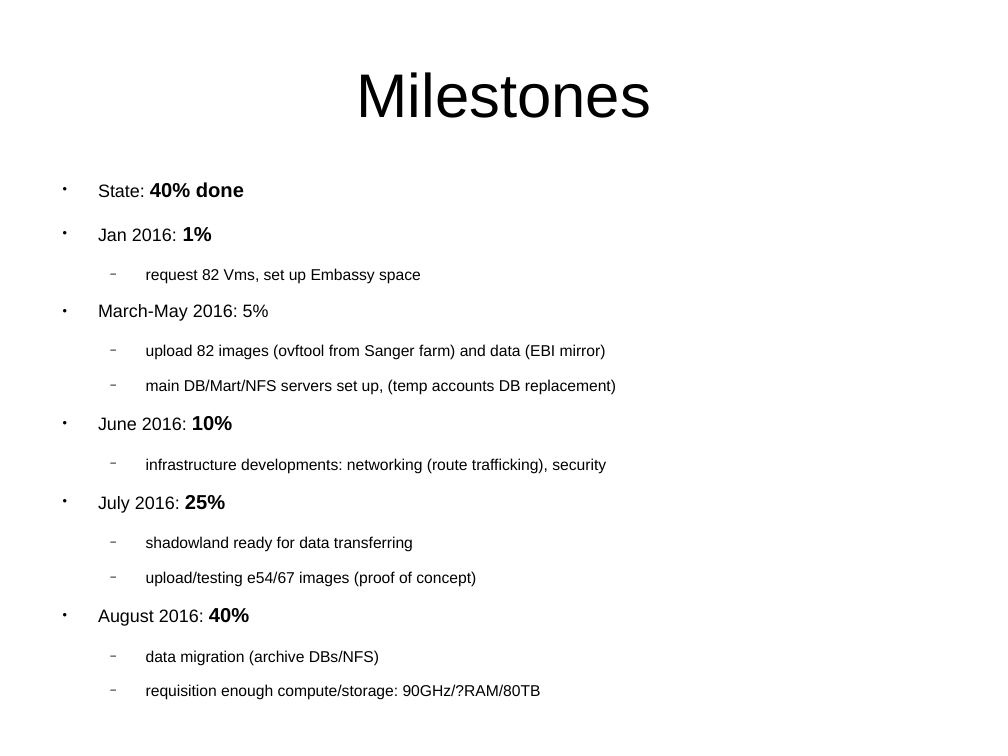
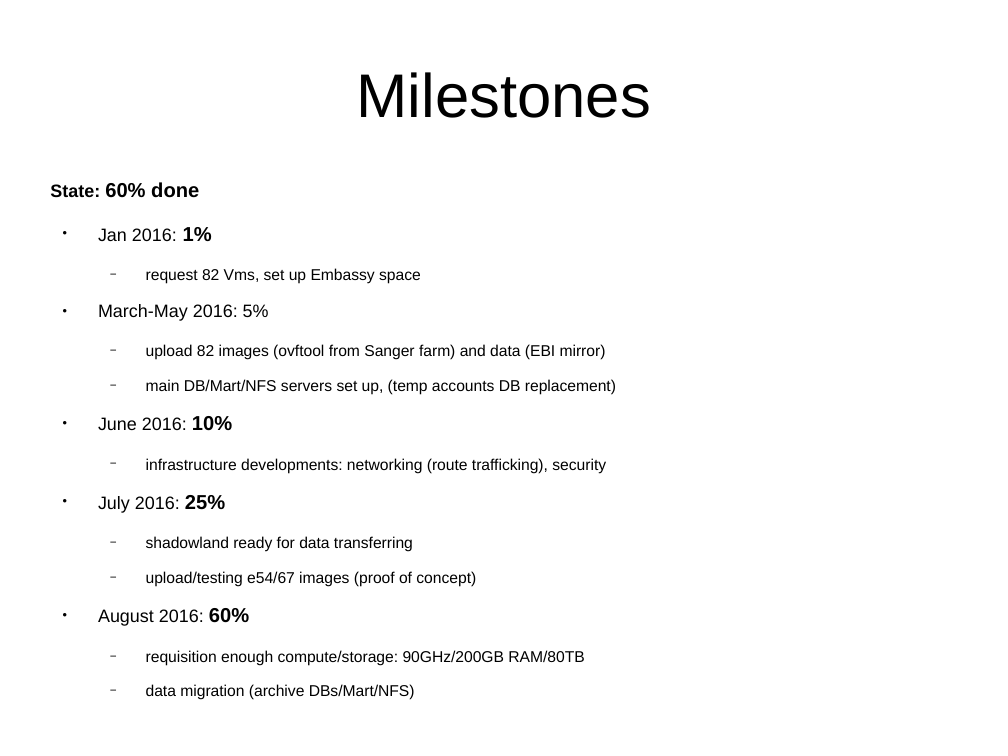
Before and after one commit to avullo/ensembl-migration-pm, a slide deck: slide 19 of data-review-10-16/talk.odp (slide 20 before the commit). Drawn at 1008x756 pixels with LibreOffice and Linux fonts; fonts in the diff are those of the drawing; background and template pictures are left out. Boxes give left, top, right and bottom in pixels: in the first picture for what was removed or moved away, otherwise in the second. Text is boxed around its words. In the diff, an @@ line names an element or a change of style, - is before the commit and + after.

```diff
--- a/data-review-10-16/talk.odp
+++ b/data-review-10-16/talk.odp
@@ text at [50,182,199,198]: text changed @@
-● State: 40% done
+State: 60% done
@@ text at [98,608,584,700]: text changed @@
-● August 2016: 40%
-  − data migration (archive DBs/NFS)
-  − requisition enough compute/storage: 90GHz/?RAM/80TB
+● August 2016: 60%
+  − requisition enough compute/storage: 90GHz/200GB RAM/80TB
+  − data migration (archive DBs/Mart/NFS)
```
Also in this commit, not shown: 15 other slides changed, 3 slides added, 3 other files.
